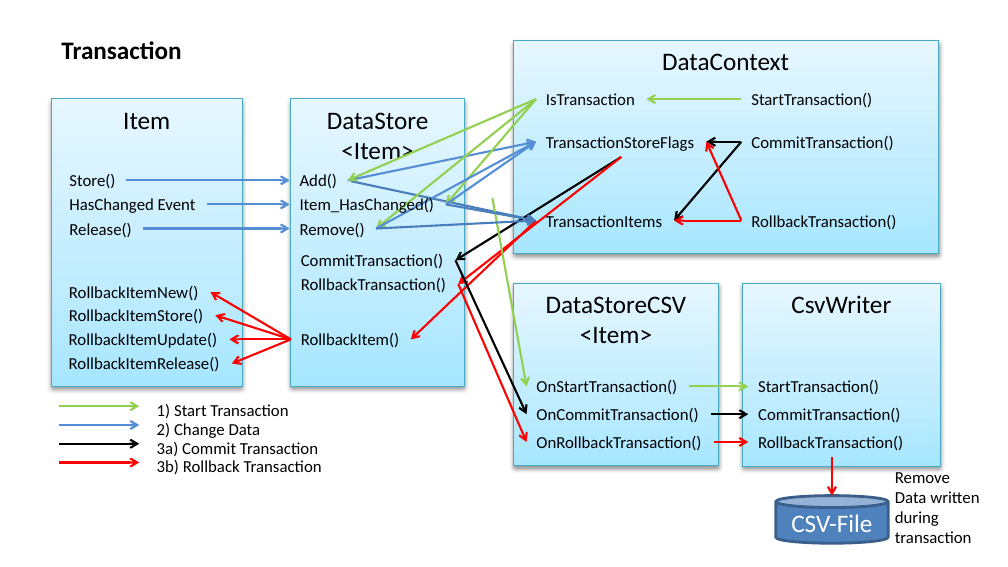
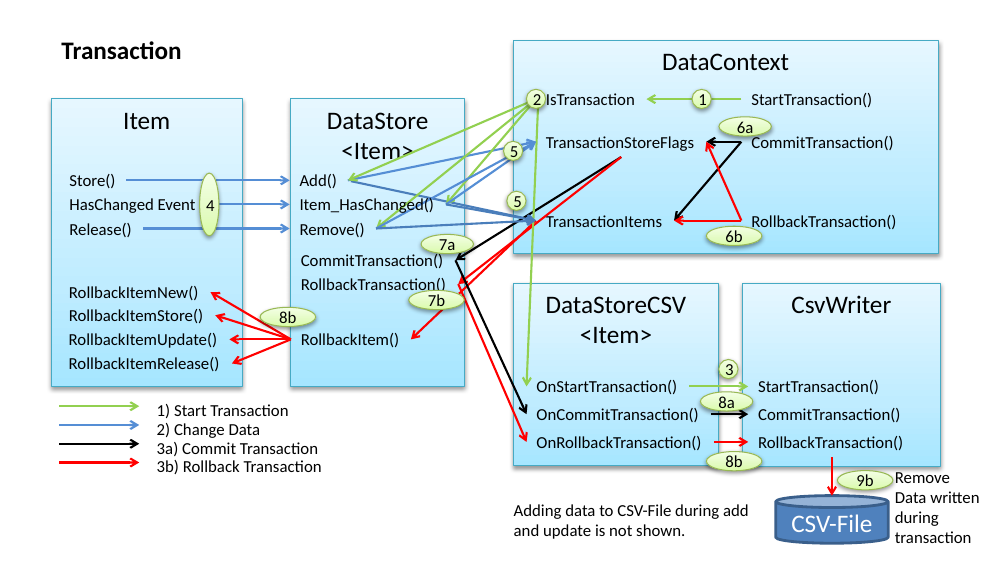
Before and after one commit to PeterHuberSg/Storage, a slide deck: slide 8 of Design.pptx. Drawn at 1008x567 pixels with LibreOffice and Linux fonts; fonts in the diff are those of the drawing. Boxes give left, top, right and bottom in pixels: in the first picture for what was removed or moved away, otherwise in the second. Text is boxed around its words. In the diff, an @@ line names an element or a change of style, - is before the commit and + after.

```diff
--- a/Design.pptx
+++ b/Design.pptx
@@ arrow moved from (493, 199) - (526, 386) to (538, 99) - (526, 386) @@
@@ ellipse added at <box>526,90,545,109</box>, fill gradient #DAFDA7 to #E4FCC2 to #F5FFE7, outline #98B955 0.75 pt, 12 pt, text #000000 @@
+2
@@ ellipse added at <box>692,90,712,109</box>, fill gradient #DAFDA7 to #E4FCC2 to #F5FFE7, outline #98B955 0.75 pt, 12 pt, text #000000 @@
+1
@@ ellipse added at <box>719,117,771,136</box>, fill gradient #DAFDA7 to #E4FCC2 to #F5FFE7, outline #98B955 0.75 pt, 12 pt, text #000000 @@
+6a
@@ ellipse added at <box>504,141,523,160</box>, fill gradient #DAFDA7 to #E4FCC2 to #F5FFE7, outline #98B955 0.75 pt, 12 pt, text #000000 @@
+5
@@ ellipse added at <box>200,173,219,236</box>, fill gradient #DAFDA7 to #E4FCC2 to #F5FFE7, outline #98B955 0.75 pt, 12 pt, text #000000 @@
+4
@@ ellipse added at <box>507,192,526,211</box>, fill gradient #DAFDA7 to #E4FCC2 to #F5FFE7, outline #98B955 0.75 pt, 12 pt, text #000000 @@
+5
@@ ellipse added at <box>421,235,474,254</box>, fill gradient #DAFDA7 to #E4FCC2 to #F5FFE7, outline #98B955 0.75 pt, 12 pt, text #000000 @@
+7a
@@ ellipse added at <box>707,226,762,245</box>, fill gradient #DAFDA7 to #E4FCC2 to #F5FFE7, outline #98B955 0.75 pt, 12 pt, text #000000 @@
+6b
@@ ellipse added at <box>409,290,465,309</box>, fill gradient #DAFDA7 to #E4FCC2 to #F5FFE7, outline #98B955 0.75 pt, 12 pt, text #000000 @@
+7b
@@ ellipse added at <box>260,307,316,327</box>, fill gradient #DAFDA7 to #E4FCC2 to #F5FFE7, outline #98B955 0.75 pt, 12 pt, text #000000 @@
+8b
@@ ellipse added at <box>719,360,738,379</box>, fill gradient #DAFDA7 to #E4FCC2 to #F5FFE7, outline #98B955 0.75 pt, 12 pt, text #000000 @@
+3
@@ ellipse added at <box>701,392,753,411</box>, fill gradient #DAFDA7 to #E4FCC2 to #F5FFE7, outline #98B955 0.75 pt, 12 pt, text #000000 @@
+8a
@@ ellipse added at <box>707,452,762,471</box>, fill gradient #DAFDA7 to #E4FCC2 to #F5FFE7, outline #98B955 0.75 pt, 12 pt, text #000000 @@
+8b
@@ ellipse added at <box>838,471,893,490</box>, fill gradient #DAFDA7 to #E4FCC2 to #F5FFE7, outline #98B955 0.75 pt, 12 pt, text #000000 @@
+9b
@@ text added at <box>514,504,749,539</box>, 12 pt, text #000000 @@
+Adding data to CSV-File during add
+and update is not shown.
```
Also in this commit, not shown: 4 other slides changed, 1 other file.
